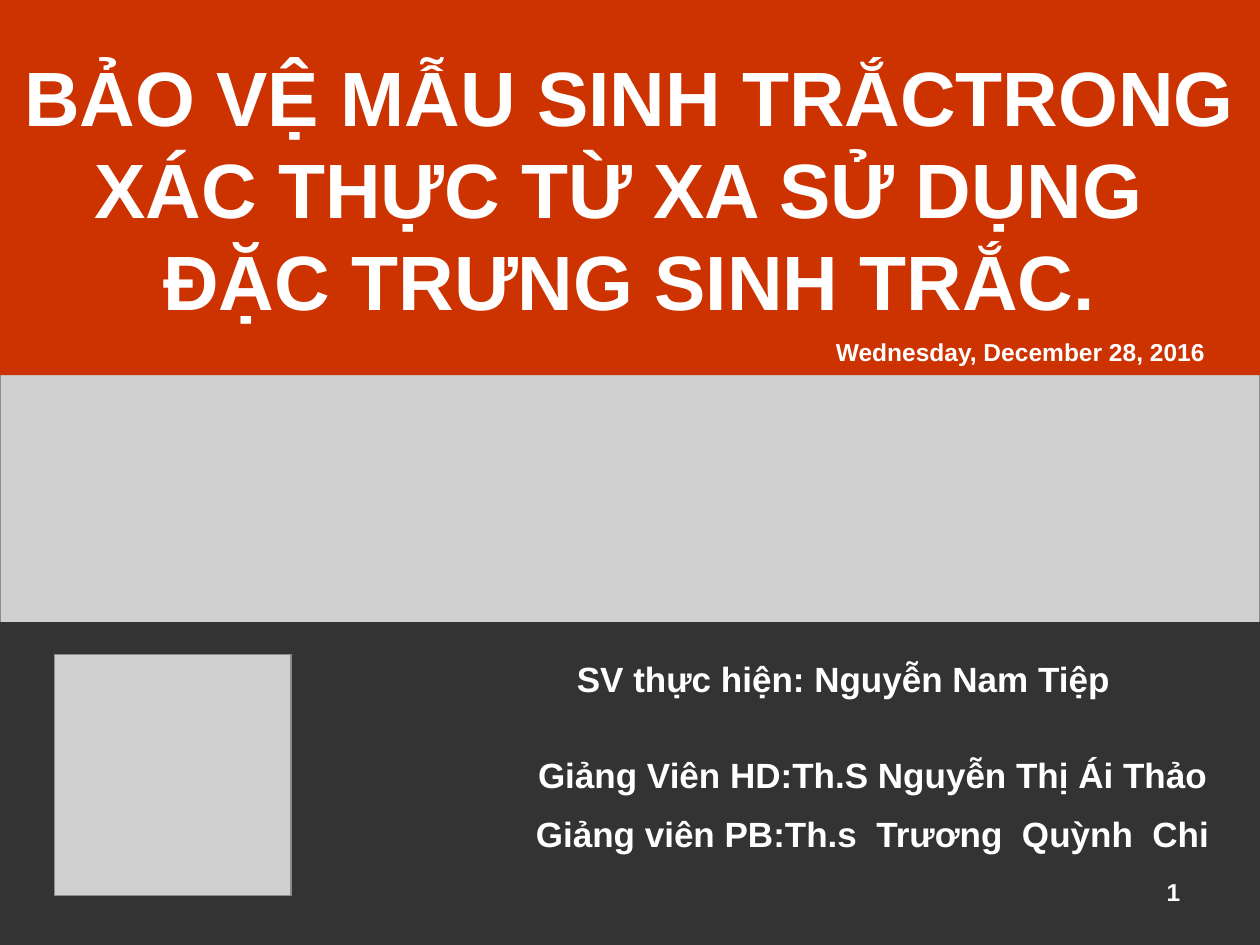
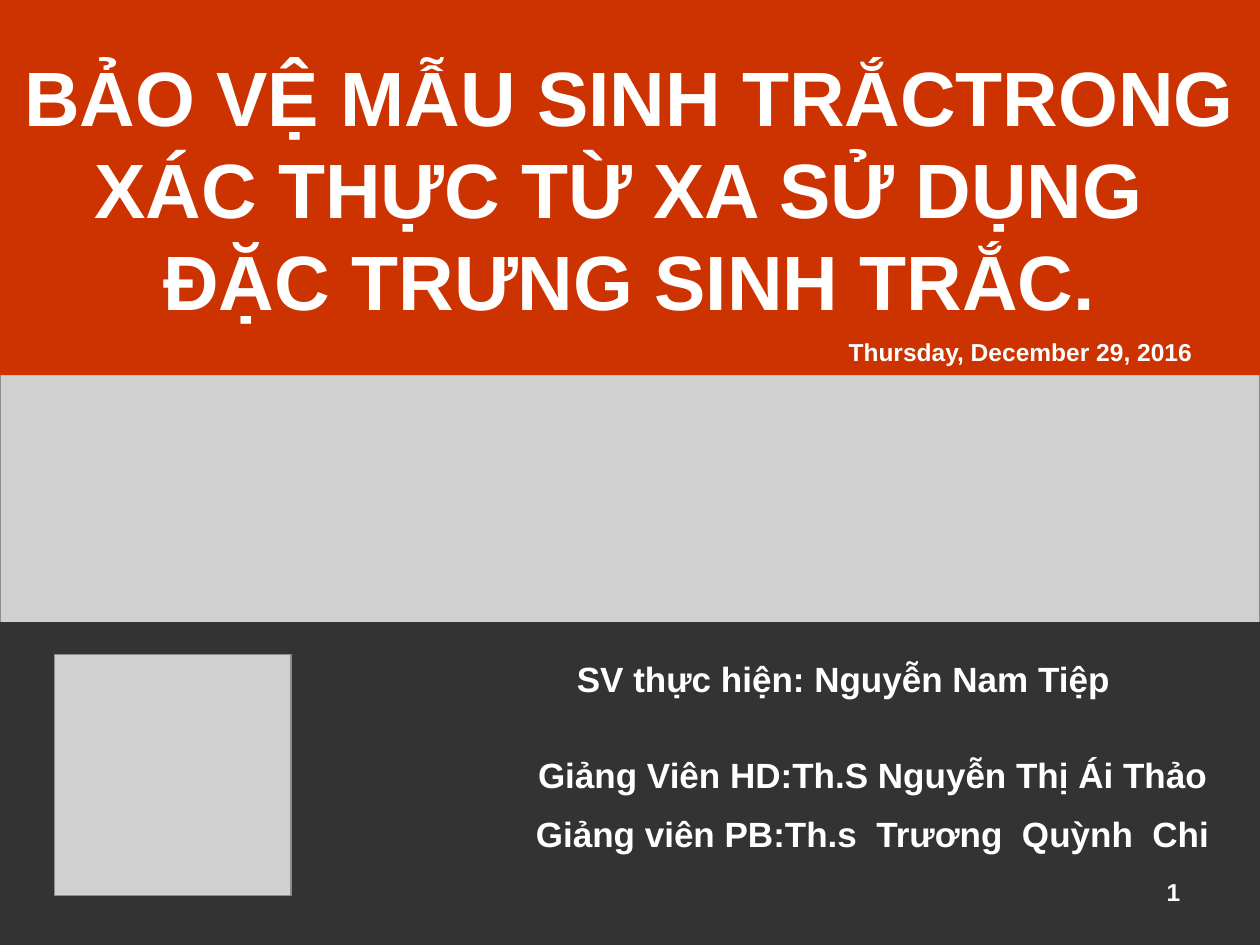
Before and after one commit to xnguyena2/test, a slide deck: slide 1 of Slide.pptx. Drawn at 1260x945 pixels with LibreOffice and Linux fonts; fonts in the diff are those of the drawing; grey boxes stand for pictures; background and template pictures are left out. Boxes give left, top, right and bottom in pixels: in the first picture for what was removed or moved away, otherwise in the second. Text is boxed around its words. In the diff, an @@ line names an element or a change of style, - is before the commit and + after.

```diff
--- a/Slide.pptx
+++ b/Slide.pptx
@@ text at <box>849,343,1192,366</box>: text changed @@
-Wednesday, December 28, 2016
+Thursday, December 29, 2016
```
Also in this commit, not shown: 1 slide added.
